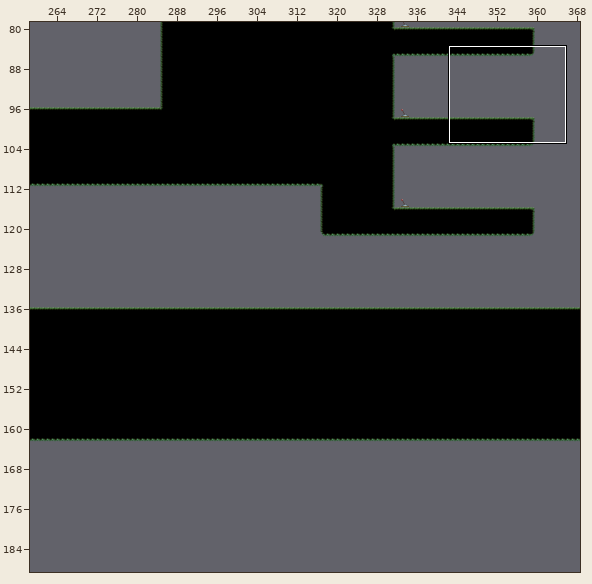
Level history. Tiled map: Assets/Levels/1-Musgo/Musgo.tmx. Above: a wide view before the commit, with the close-up outlined.
Close-up. Before:
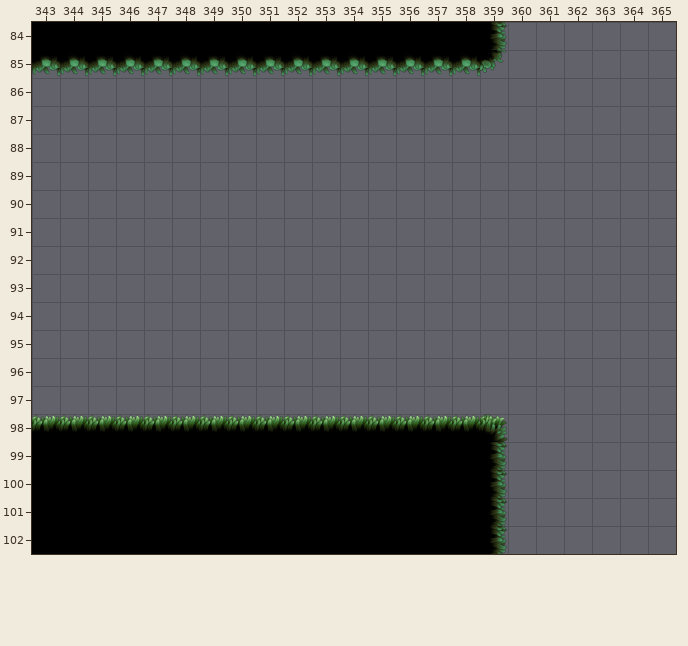
Cells are 32x32 px. Shown: x 343..365, y 84..102. The commit also changed other parts of the map, which this record leaves out.
And afterwards:
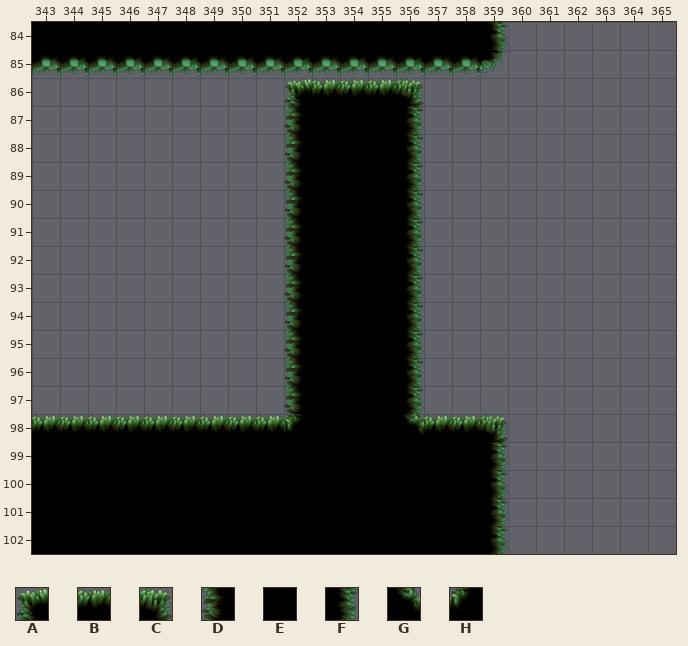
Key: from "Musgo": A 0, B 1, C 2, D 5, E 6, F 7, G 8, H 9.
_ is an empty cell, . an unchanged one.
Tiles of an added or newly shown layer are drawn over the layers below it.
Change:
--- layer "DynamicGrounds" (now shown)
@@ x 352..356 @@
- 86 _____
- 87 _____
- 88 _____
- 89 _____
- 90 _____
- 91 _____
- 92 _____
- 93 _____
- 94 _____
- 95 _____
- 96 _____
- 97 _____
- 98 _____
+ 86 ABBBC
+ 87 DEEEF
+ 88 DEEEF
+ 89 DEEEF
+ 90 DEEEF
+ 91 DEEEF
+ 92 DEEEF
+ 93 DEEEF
+ 94 DEEEF
+ 95 DEEEF
+ 96 DEEEF
+ 97 DEEEF
+ 98 HEEEG
Boxes around the changes in both close-ups, in picture pixels (x1, y1, x2, y2):
added: (284, 78, 424, 435)
